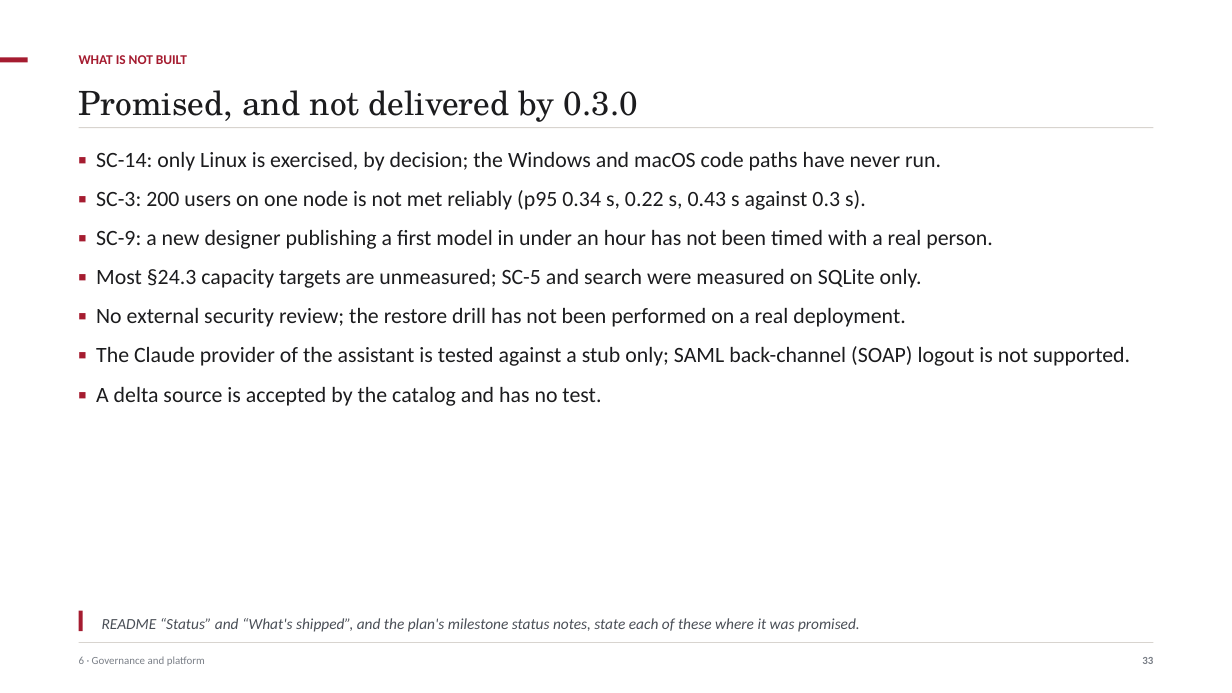
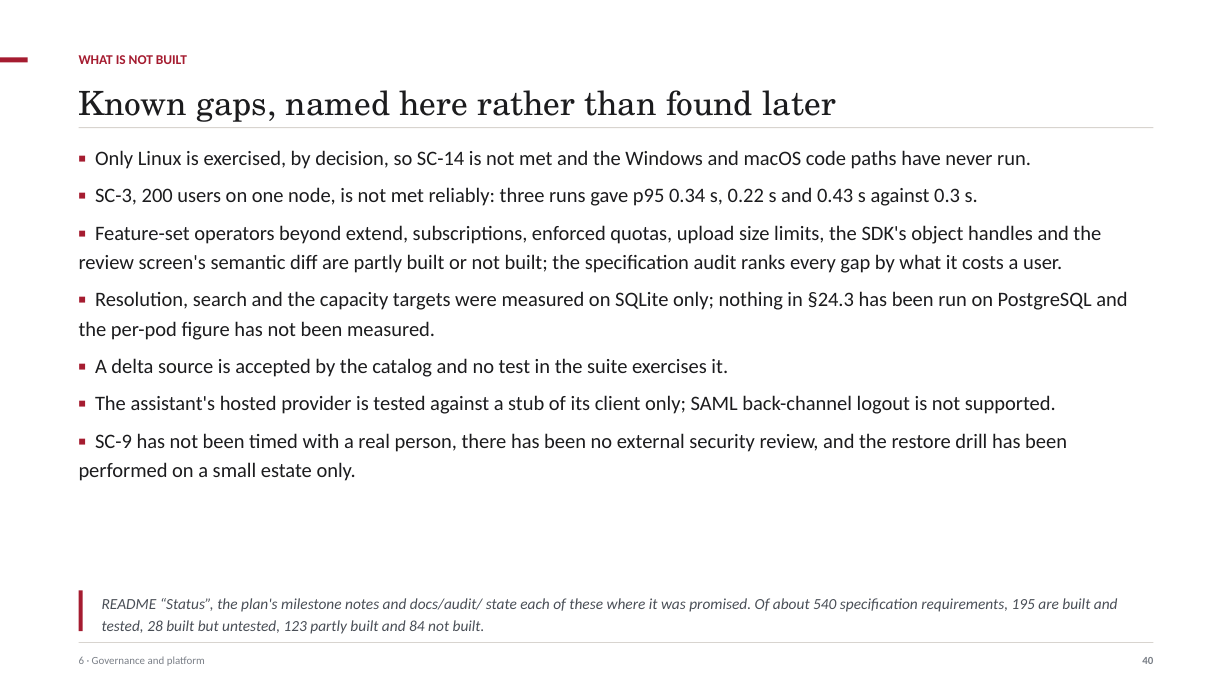
Before and after one commit to ajsinha/maya, a slide deck: slide 40 of docs/MAYA-System-Design.pptx (slide 33 before the commit). Drawn at 1232x693 pixels with LibreOffice and Linux fonts; fonts in the diff are those of the drawing. Boxes give left, top, right and bottom in pixels: in the first picture for what was removed or moved away, otherwise in the second. Text is boxed around its words. In the diff, an @@ line names an element or a change of style, - is before the commit and + after.

Commit message:
Three decks that tell the product, not the paper
The Concepts and Formalism deck walked the research paper and marked each
construction with what MAYA implements. That is commentary on a document,
not an account of a product: a reader who wanted to know what MAYA does
had to care first about what the paper claims. It is deleted, its module
with it, and the theory now lives only in the paper.

In its place MAYA-Capabilities: what the platform does, ending with one
model carried the whole way -- IFRS 9 expected credit loss, three members
and a combiner, the contract that could not see the combiner's own
parameters, the four places MAYA said no, and the finding the study
refused to flatter, that at portfolio level the allowance is 2.67 times
the loss. A worked example is what makes it a story rather than a list.

The other two are rewritten against the code rather than edited. What the
old decks had got wrong, and now say correctly: fifteen feature operators,
not twelve; six covenant kinds, not five; five rungs of the artifact
ladder gate and the sixth records a warning; MAYA evaluates the formula IR
in process and refuses a declared black box outright rather than scoring
it; fragments are chunked in rows, not bytes; seven capacity targets are
met and one is not met reliably; nine case studies are built, not eleven.
There is no committee primitive, so the slides say approval thresholds.

```diff
--- a/docs/MAYA-System-Design.pptx
+++ b/docs/MAYA-System-Design.pptx
@@ text at box(79, 90, 836, 122): text changed @@
-Promised, and not delivered by 0.3.0
+Known gaps, named here rather than found later
@@ text at box(79, 150, 1127, 481): text changed; size 17 to 16 pt @@
-▪ SC-14: only Linux is exercised, by decision; the Windows and macOS code paths have never run.
-▪ SC-3: 200 users on one node is not met reliably (p95 0.34 s, 0.22 s, 0.43 s against 0.3 s).
-▪ SC-9: a new designer publishing a first model in under an hour has not been timed with a real person.
-▪ Most §24.3 capacity targets are unmeasured; SC-5 and search were measured on SQLite only.
-▪ No external security review; the restore drill has not been performed on a real deployment.
-▪ The Claude provider of the assistant is tested against a stub only; SAML back-channel (SOAP) logout is not supported.
-▪ A delta source is accepted by the catalog and has no test.
+▪ Only Linux is exercised, by decision, so SC-14 is not met and the Windows and macOS code paths have never run.
+▪ SC-3, 200 users on one node, is not met reliably: three runs gave p95 0.34 s, 0.22 s and 0.43 s against 0.3 s.
+▪ Feature-set operators beyond extend, subscriptions, enforced quotas, upload size limits, the SDK's object handles and the review screen's semantic diff are partly built or not built; the specification audit ranks every gap by what it costs a user.
+▪ Resolution, search and the capacity targets were measured on SQLite only; nothing in §24.3 has been run on PostgreSQL and the per-pod figure has not been measured.
+▪ A delta source is accepted by the catalog and no test in the suite exercises it.
+▪ The assistant's hosted provider is tested against a stub of its client only; SAML back-channel logout is not supported.
+▪ SC-9 has not been timed with a real person, there has been no external security review, and the restore drill has been performed on a small estate only.
@@ rectangle: place and size @@
-rectangle at box(79, 611, 82, 631)
+rectangle at box(79, 591, 82, 631)
@@ text at box(102, 598, 1118, 634): text changed @@
-README “Status” and “What's shipped”, and the plan's milestone status notes, state each of these where it was promised.
+README “Status”, the plan's milestone notes and docs/audit/ state each of these where it was promised. Of about 540 specification requirements, 195 are built and tested, 28 built but untested, 123 partly built and 84 not built.
@@ text at box(1142, 657, 1153, 664): text changed @@
-33
+40
```
Also in this commit, not shown: 33 other slides changed, 7 slides added, 12 other files.
